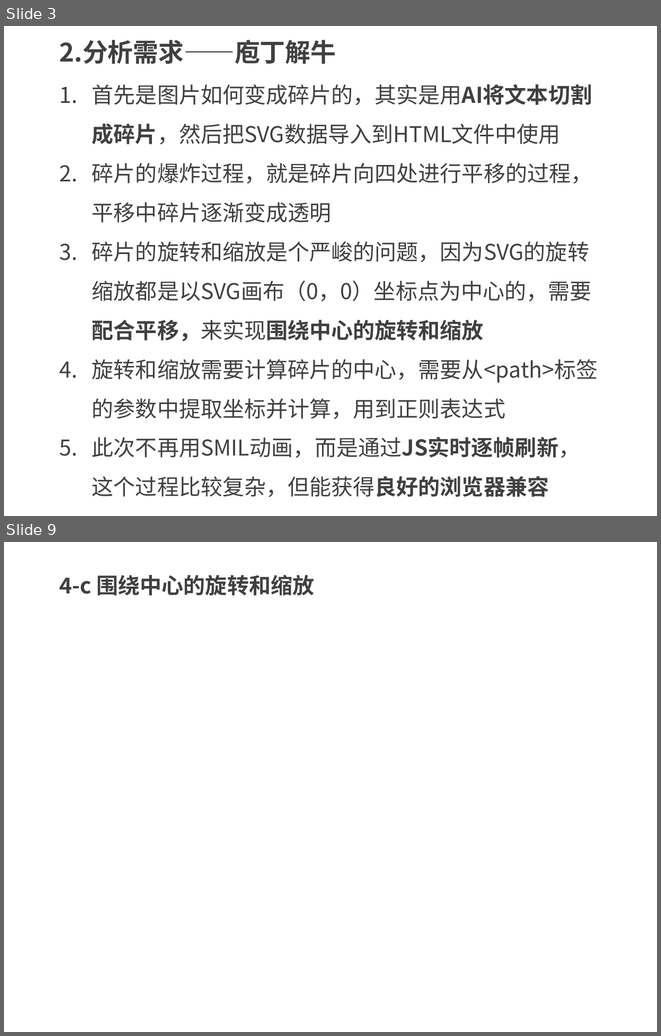
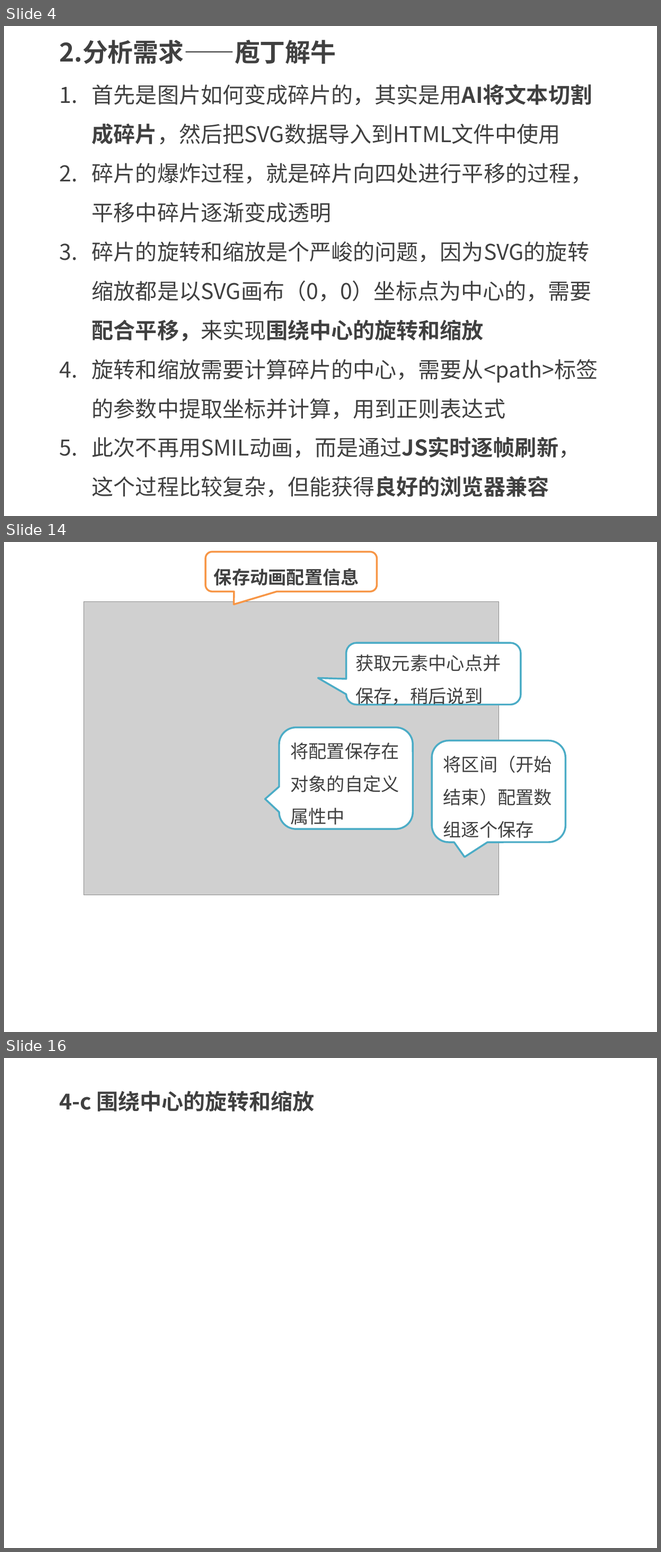
Before and after one commit to kong66/webAni, a slide deck: 20-svg-explode/20.pptx. Shown one above the other, each under a label of ours: slides 3 and 9 before the commit, slides 4, 14 and 16 after it; the slides between them are not shown. The pictures are 661x1036 and 661x1552 pixels, drawn with LibreOffice and Linux fonts; fonts in the diff are those of the drawing; grey boxes stand for pictures. Boxes give left, top, right and bottom in pixels: in the first picture for what was removed or moved away, otherwise in the second. Text is boxed around its words. In the diff, an @@ line names an element or a change of style, - is before the commit and + after.

```diff
--- a/20-svg-explode/20.pptx
+++ b/20-svg-explode/20.pptx
@@ slide 14 added at (4,542,657,1032), background #FFFFFF @@
@@ rounded speech box added at (206,552,377,592), fill #FFFFFF, outline #F79646 2 pt, 20 pt, text #404040, bold @@
+保存动画配置信息
@@ picture added at (84,601,499,894) @@
@@ rounded speech box added at (346,643,521,704), fill #FFFFFF, outline #4BACC6 2 pt, 20 pt, text #404040 @@
+获取元素中心点并保存，稍后说到
@@ rounded speech box added at (279,728,413,829), fill #FFFFFF, outline #4BACC6 2 pt, 20 pt, text #404040 @@
+将配置保存在对象的自定义属性中
@@ rounded speech box added at (432,741,566,843), fill #FFFFFF, outline #4BACC6 2 pt, 20 pt, text #404040 @@
+将区间（开始结束）配置数组逐个保存
@@ what was slide 3 is now slide 4 @@
@@ what was slide 9 is now slide 16 @@
```
Also in this commit, not shown: 6 slides changed, 8 other slides added, 1 slide removed, 6 other files.
